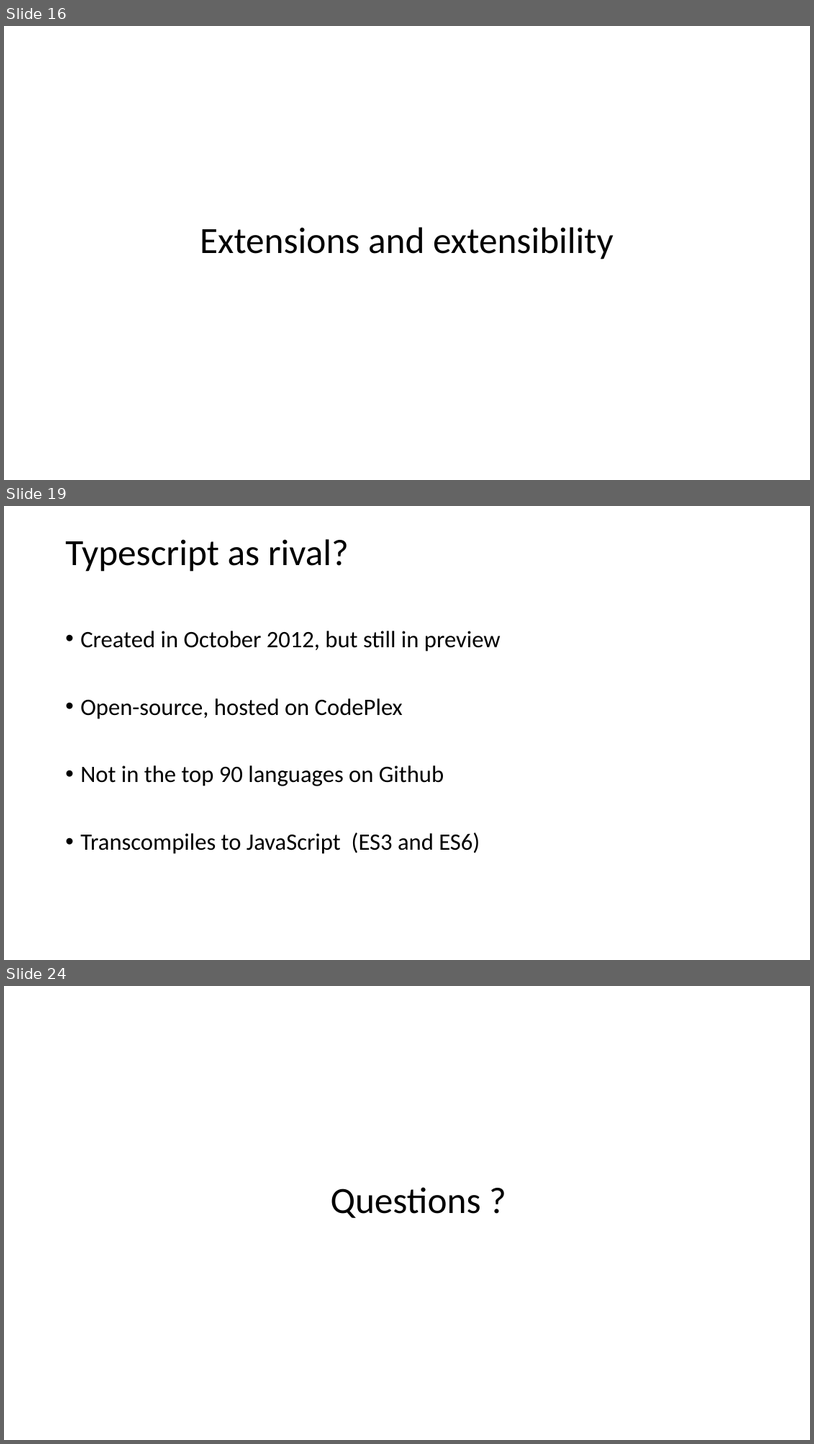
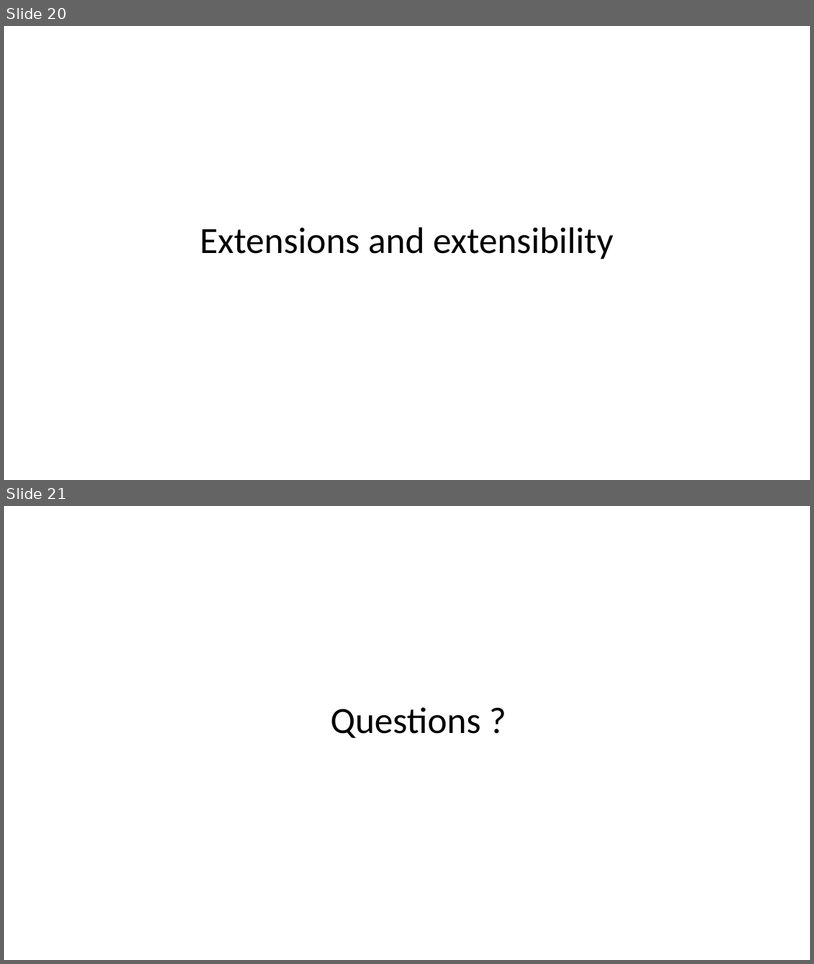
Before and after one commit to vba/presentations, a slide deck: build.js/build.js.pptx. Shown one above the other, each under a label of ours: slides 16, 19 and 24 before the commit, slides 20 and 21 after it; the slides between them are not shown. The pictures are 814x1444 and 814x964 pixels, drawn with LibreOffice and Linux fonts; fonts in the diff are those of the drawing. Boxes give left, top, right and bottom in pixels: in the first picture for what was removed or moved away, otherwise in the second. Text is boxed around its words. In the diff, an @@ line names an element or a change of style, - is before the commit and + after.

```diff
--- a/build.js/build.js.pptx
+++ b/build.js/build.js.pptx
@@ slide 19 removed at [4,506,810,960], background #FFFFFF @@
@@ title removed at [65,539,349,572] @@
-Typescript as rival?
@@ text removed at [80,631,501,854] @@
-• Created in October 2012, but still in preview
-• Open-source, hosted on CodePlex
-• Not in the top 90 languages on Github
-• Transcompiles to JavaScript (ES3 and ES6)
@@ what was slide 16 is now slide 20 @@
@@ what was slide 24 is now slide 21 @@
```
Also in this commit, not shown: 4 slides added, 6 other slides removed.
